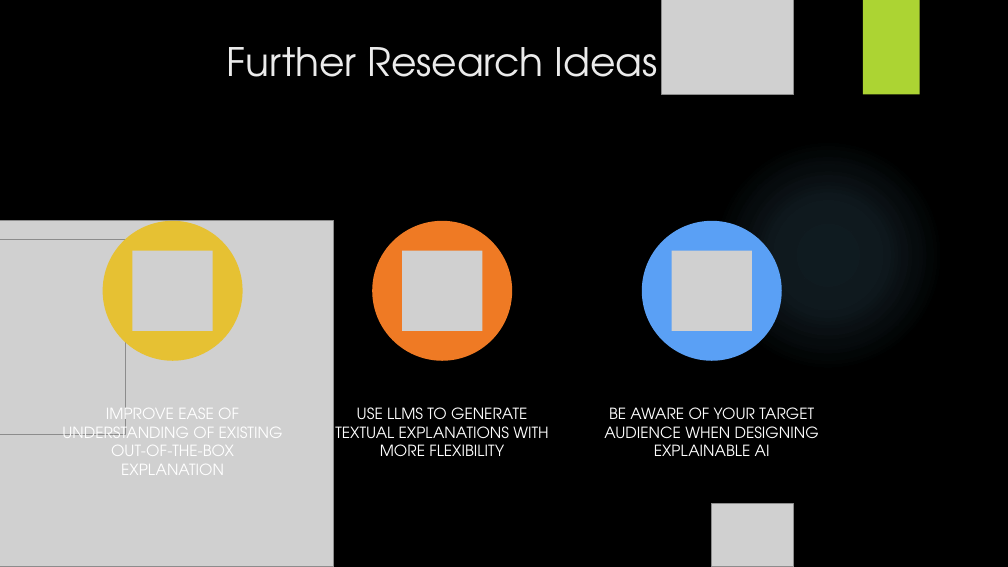
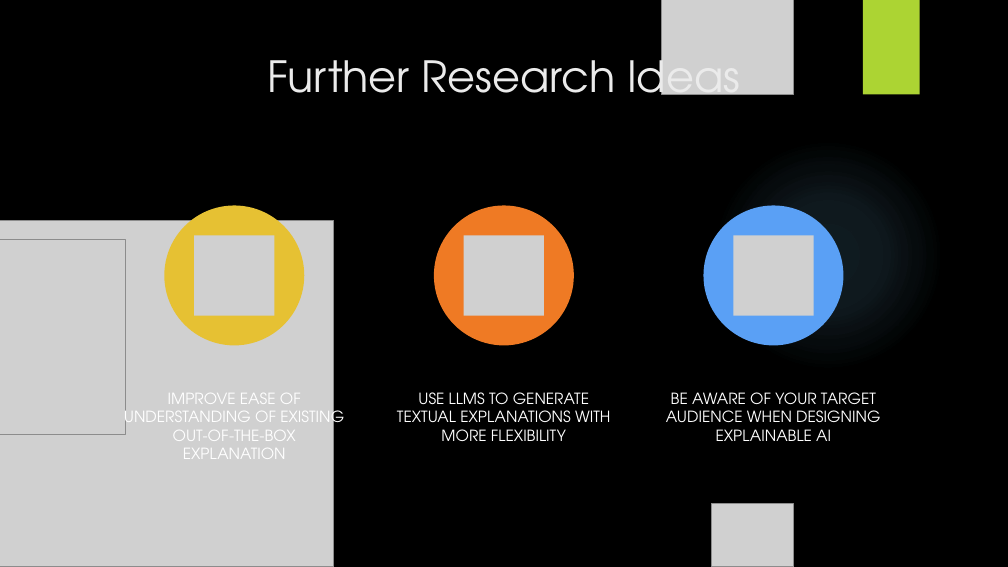
Before and after one commit to lknufi/NFL-explainable-AI, a slide deck: slide 9 of HCIAI Assignment 5 Explainable AI for NFL.pptx. Drawn at 1008x567 pixels with LibreOffice and Linux fonts; fonts in the diff are those of the drawing; grey boxes stand for pictures; background and template pictures are left out. Boxes give left, top, right and bottom in pixels: in the first picture for what was removed or moved away, otherwise in the second. Text is boxed around its words. In the diff, an @@ line names an element or a change of style, - is before the commit and + after.

Commit message:
Small layout adjustments to slides

```diff
--- a/HCIAI Assignment 5 Explainable AI for NFL.pptx
+++ b/HCIAI Assignment 5 Explainable AI for NFL.pptx
@@ text "Further Research Ideas": place and size @@
-text "Further Research Ideas" at bbox=[227, 47, 657, 77]
+text "Further Research Ideas" at bbox=[267, 47, 740, 112]
@@ text "Further Research Ideas" at bbox=[267, 47, 740, 112]: size 28 to 30.7 pt; line spacing 0.9 to 0.8 @@
@@ 3 ellipses, 2 pictures, 2 texts: place and size @@
-3 ellipses, 2 pictures, 2 texts at bbox=[103, 221, 819, 456]
+3 ellipses, 2 pictures, 2 texts at bbox=[164, 206, 880, 441]
@@ picture: place and size @@
-picture at bbox=[132, 251, 213, 332]
+picture at bbox=[195, 235, 275, 316]
@@ text "IMPROVE EASE OF UNDERSTANDING OF ..." rewrapped from bbox=[62, 403, 283, 475] to bbox=[124, 393, 344, 459] @@
```
Also in this commit, not shown: 1 other slide changed.
